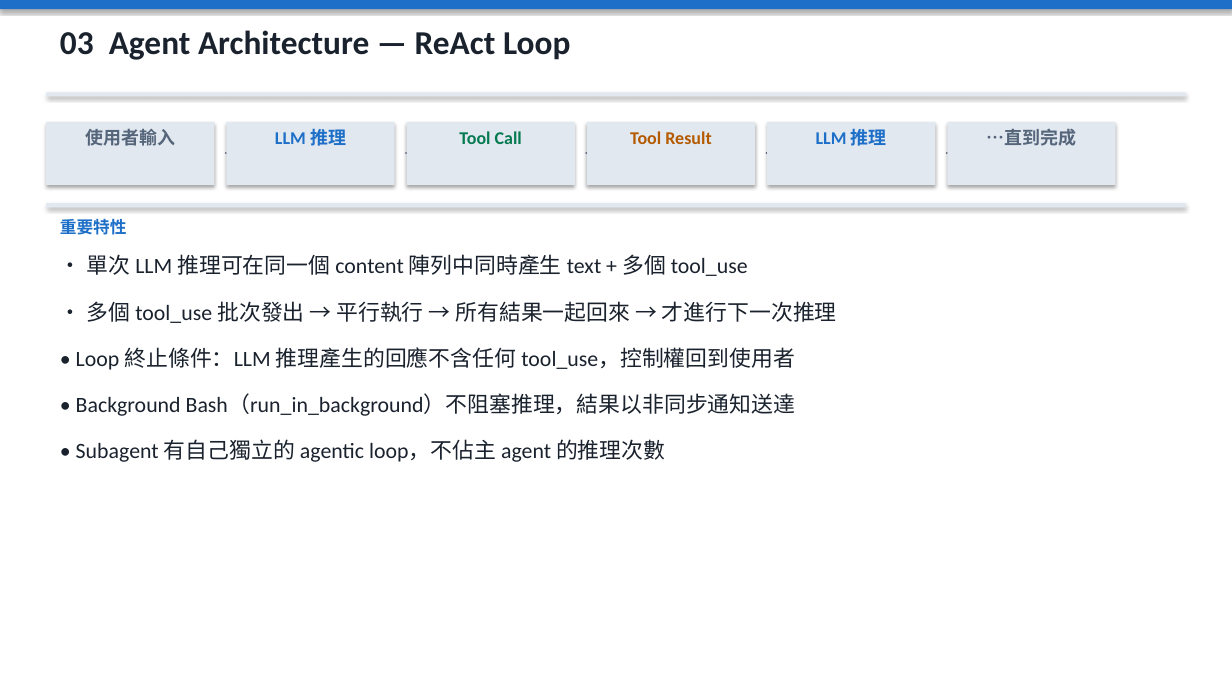
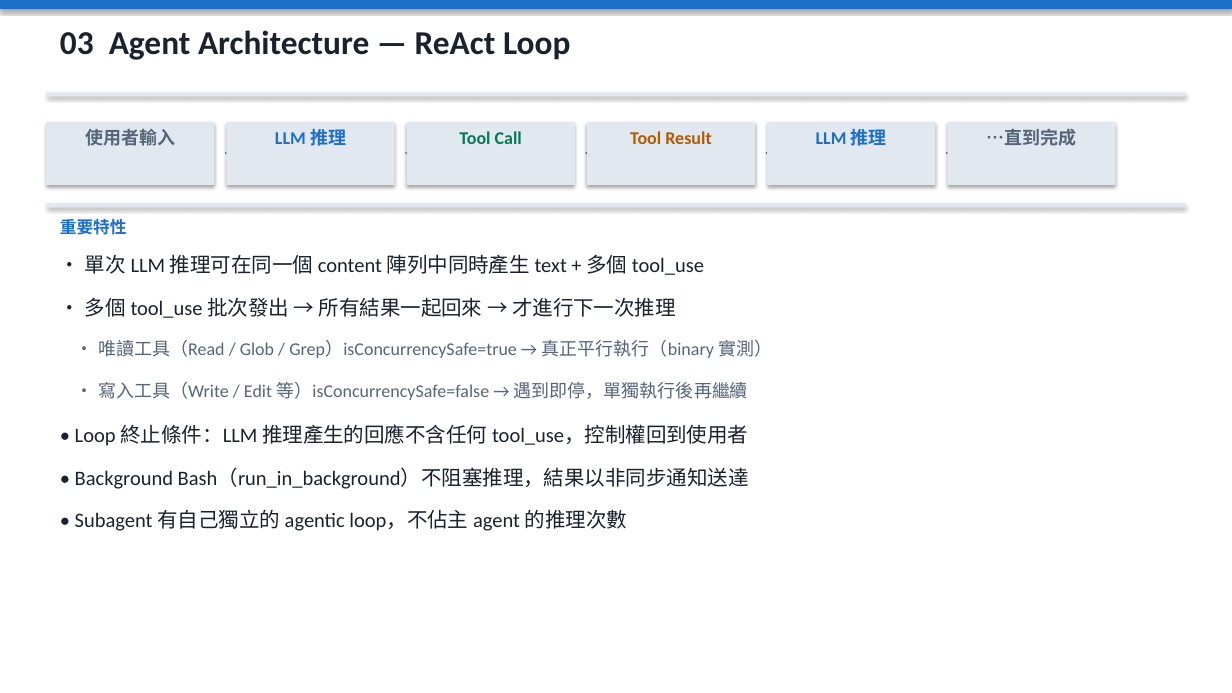
Before and after one commit to SunnyWenwen/reseach_claude_code, a slide deck: slide 10 of claude_code_full.pptx. Drawn at 1232x693 pixels with LibreOffice and Linux fonts; fonts in the diff are those of the drawing. Boxes give left, top, right and bottom in pixels: in the first picture for what was removed or moved away, otherwise in the second. Text is boxed around its words. In the diff, an @@ line names an element or a change of style, - is before the commit and + after.

Commit message:
feat: Update tool concurrency explanation and settings
Refine the documentation and presentation slides to accurately reflect tool concurrency behavior.

This commit updates:
- `.claude/settings.local.json`: Adds `Bash(git:*)` to allowed tools.
- `claude_code_full.pptx`: Updates slide content regarding tool execution, specifically differentiating between read-only and write tools concerning concurrency.
- `make_combined_ppt.py`: Modifies the script to update the PPT slide content related to tool concurrency details.
- `tools.md`: Adds a new section detailing `isConcurrencySafe` flag, explaining how it affects parallel versus sequential execution of tools based on their read/write nature. Includes practical verification and API-level control.

The changes clarify how different types of tools (read-only vs. write) interact with the framework's concurrency mechanisms, providing a more precise understanding of parallel tool execution.

```diff
--- a/claude_code_full.pptx
+++ b/claude_code_full.pptx
@@ text at (85,297,676,318): text changed; size 17 to 16 pt @@
-• 多個 tool_use 批次發出 → 平行執行 → 所有結果一起回來 → 才進行下一次推理
+• 多個 tool_use 批次發出 → 所有結果一起回來 → 才進行下一次推理
@@ text added at (98,340,772,358), 14 pt, text #55657A @@
+• 唯讀工具（Read / Glob / Grep）isConcurrencySafe=true → 真正平行執行（binary 實測）
@@ text added at (98,382,748,400), 14 pt, text #55657A @@
+• 寫入工具（Write / Edit 等）isConcurrencySafe=false → 遇到即停，單獨執行後再繼續
@@ size 17 to 16 pt in 4 elements at (85,254,704,275), (75,509,627,531), (75,468,749,489), (75,424,748,446) @@
@@ text "• Loop 終止條件：LLM 推理產生的回應不含任何 tool_use，控制權回到使用者": place and size @@
-text "• Loop 終止條件：LLM 推理產生的回應不含任何 tool_use，控制權回到使用者" at (76,347,795,370)
+text "• Loop 終止條件：LLM 推理產生的回應不含任何 tool_use，控制權回到使用者" at (75,424,748,446)
@@ text "• Background Bash（run_in_background）不阻塞推理，結果以非同步通知送達": place and size @@
-text "• Background Bash（run_in_background）不阻塞推理，結果以非同步通知送達" at (76,394,796,416)
+text "• Background Bash（run_in_background）不阻塞推理，結果以非同步通知送達" at (75,468,749,489)
@@ text "• Subagent 有自己獨立的 agentic loop，不佔主 ...": place and size @@
-text "• Subagent 有自己獨立的 agentic loop，不佔主 ..." at (76,439,665,462)
+text "• Subagent 有自己獨立的 agentic loop，不佔主 ..." at (75,509,627,531)
```
Also in this commit, not shown: 1 other slide changed, 3 other files.
